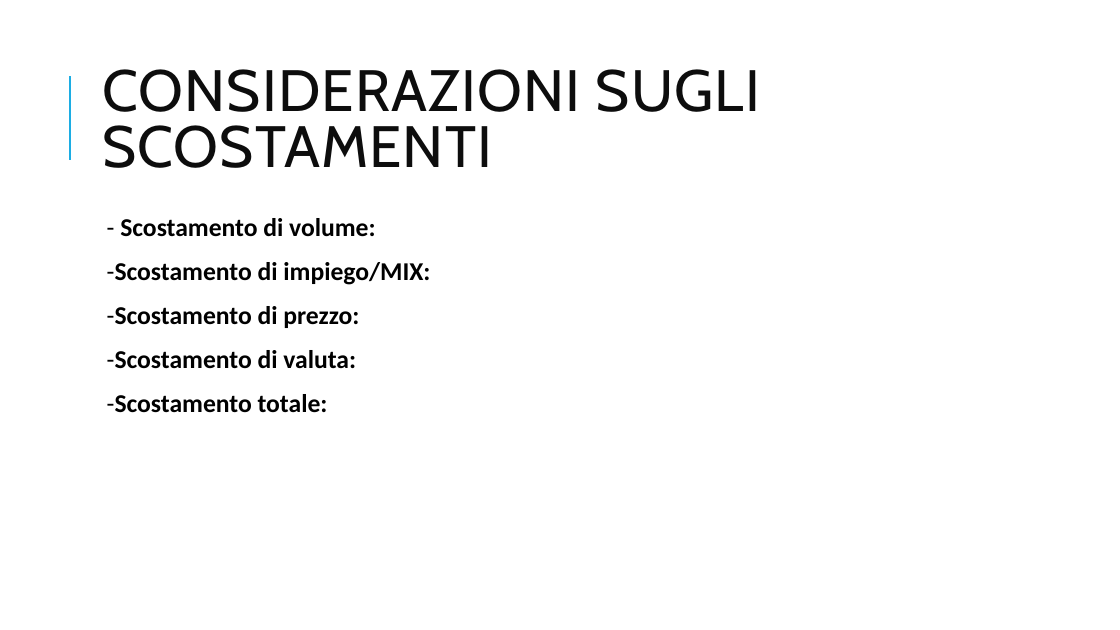
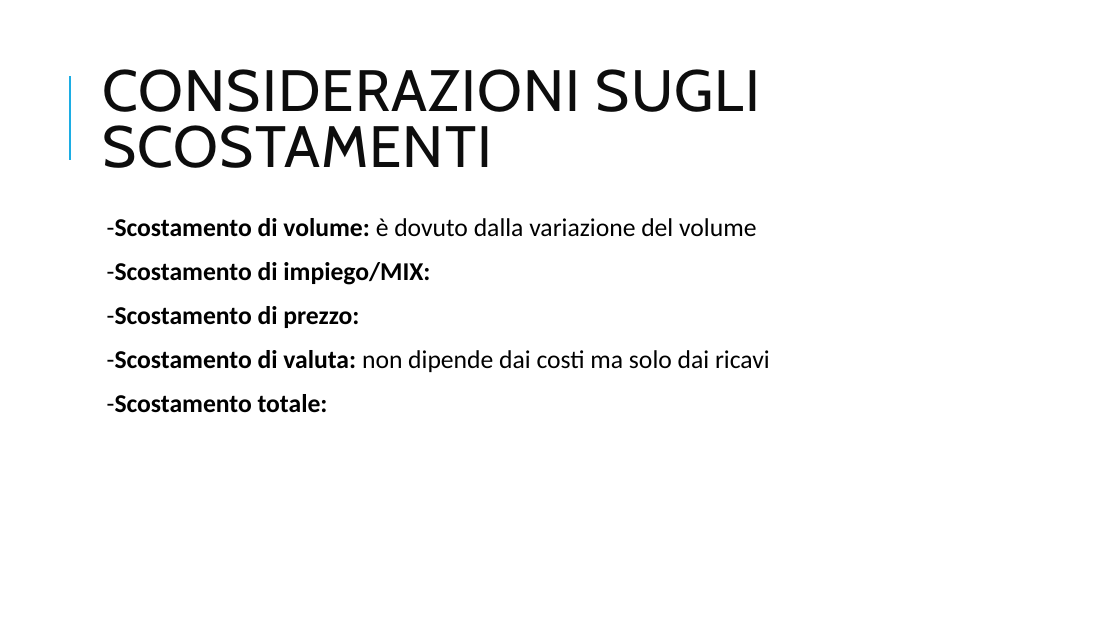
Before and after one commit to VinciGit00/SCGProject, a slide deck: slide 14 of Document/PresentazioneProgetto.pptx (slide 12 before the commit). Drawn at 1120x630 pixels with LibreOffice and Linux fonts; fonts in the diff are those of the drawing. Boxes give left, top, right and bottom in pixels: in the first picture for what was removed or moved away, otherwise in the second. Text is boxed around its words. In the diff, an @@ line names an element or a change of style, - is before the commit and + after.

```diff
--- a/Document/PresentazioneProgetto.pptx
+++ b/Document/PresentazioneProgetto.pptx
@@ text at [107, 218, 756, 237]: text changed; bold off @@
-  - Scostamento di volume:
+  -Scostamento di volume: è dovuto dalla variazione del volume
@@ text at [107, 350, 770, 372]: text changed; bold off @@
-  -Scostamento di valuta:
+  -Scostamento di valuta: non dipende dai costi ma solo dai ricavi
```
Also in this commit, not shown: 3 other slides changed, 2 slides added, 19 other files.
